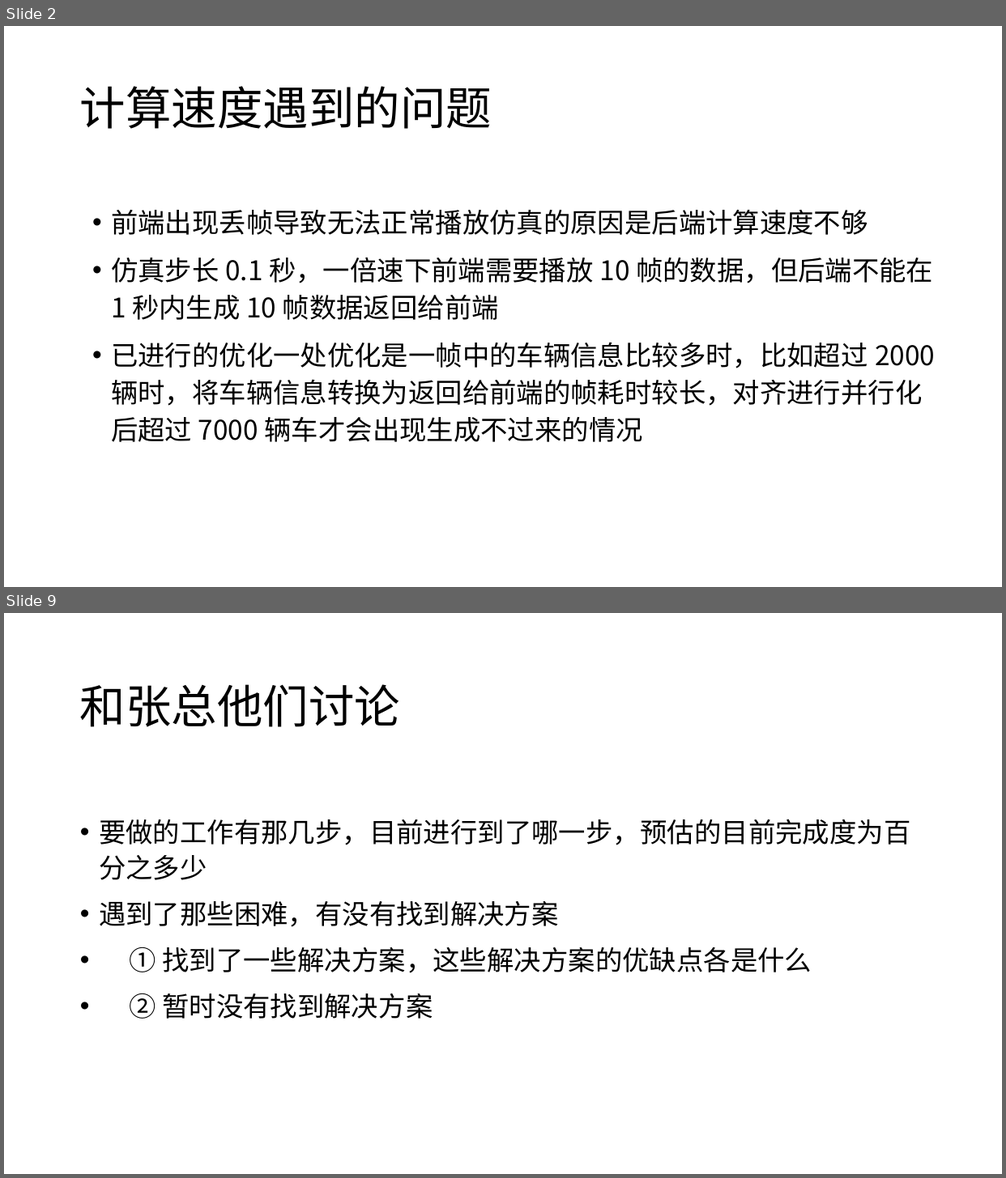
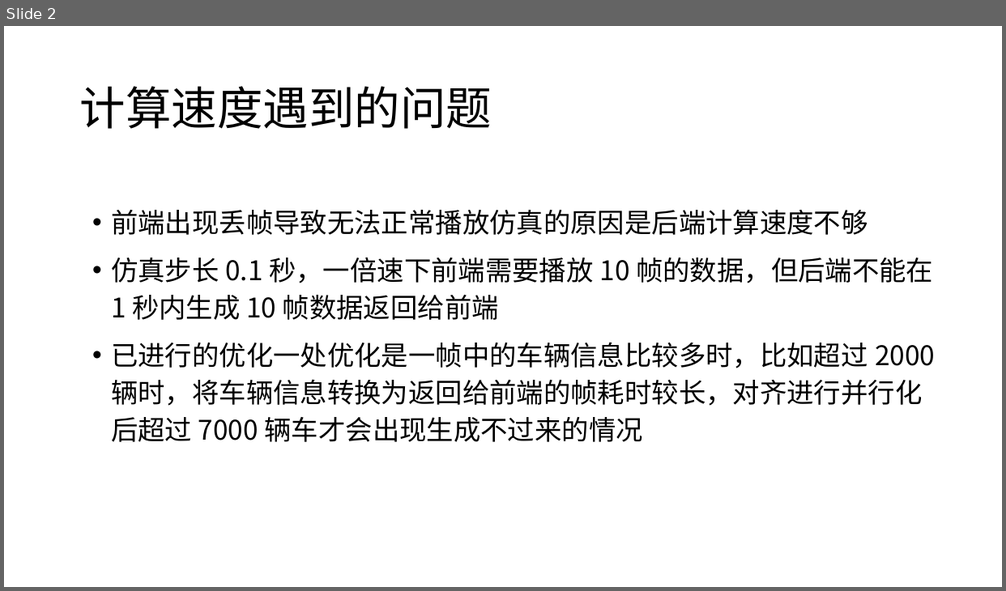
Before and after one commit to pangliangzju/sucsoft-lzjt, a slide deck: 计算速度的解决思路.pptx. Shown one above the other, each under a label of ours: slides 2 and 9 before the commit, slide 2 after it; the slides between them are not shown. The pictures are 1006x1178 and 1006x591 pixels, drawn with LibreOffice and Linux fonts; fonts in the diff are those of the drawing. Boxes give left, top, right and bottom in pixels: in the first picture for what was removed or moved away, otherwise in the second. Text is boxed around its words. In the diff, an @@ line names an element or a change of style, - is before the commit and + after.

```diff
--- a/计算速度的解决思路.pptx
+++ b/计算速度的解决思路.pptx
@@ slide 9 removed at (4, 613, 1002, 1174), background #FFFFFF @@
@@ title removed at (80, 684, 400, 727) @@
-和张总他们讨论
@@ text removed at (99, 820, 910, 1019) @@
-• 要做的工作有那几步，目前进行到了哪一步，预估的目前完成度为百分之多少
-• 遇到了那些困难，有没有找到解决方案
-• ① 找到了一些解决方案，这些解决方案的优缺点各是什么
-• ② 暂时没有找到解决方案
```
Also in this commit, not shown: 4 slides changed, 2 other slides removed, 1 other file.
